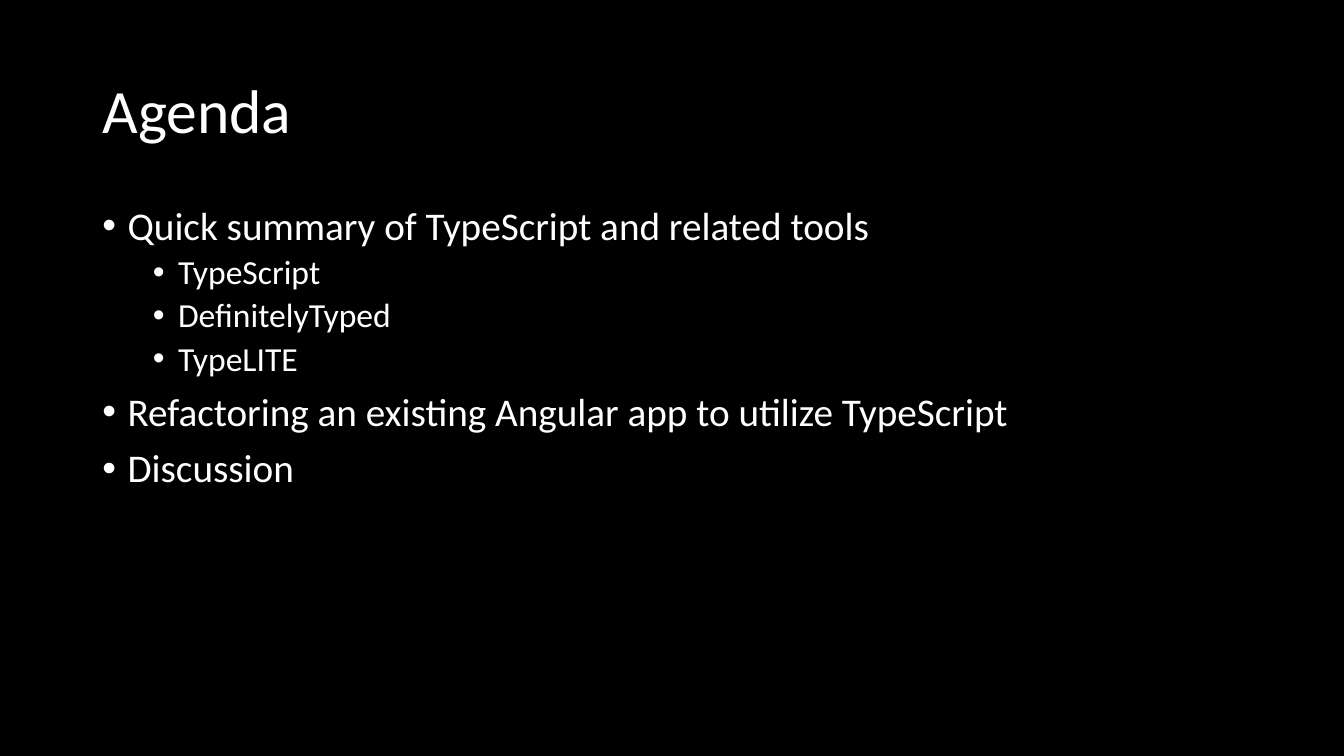
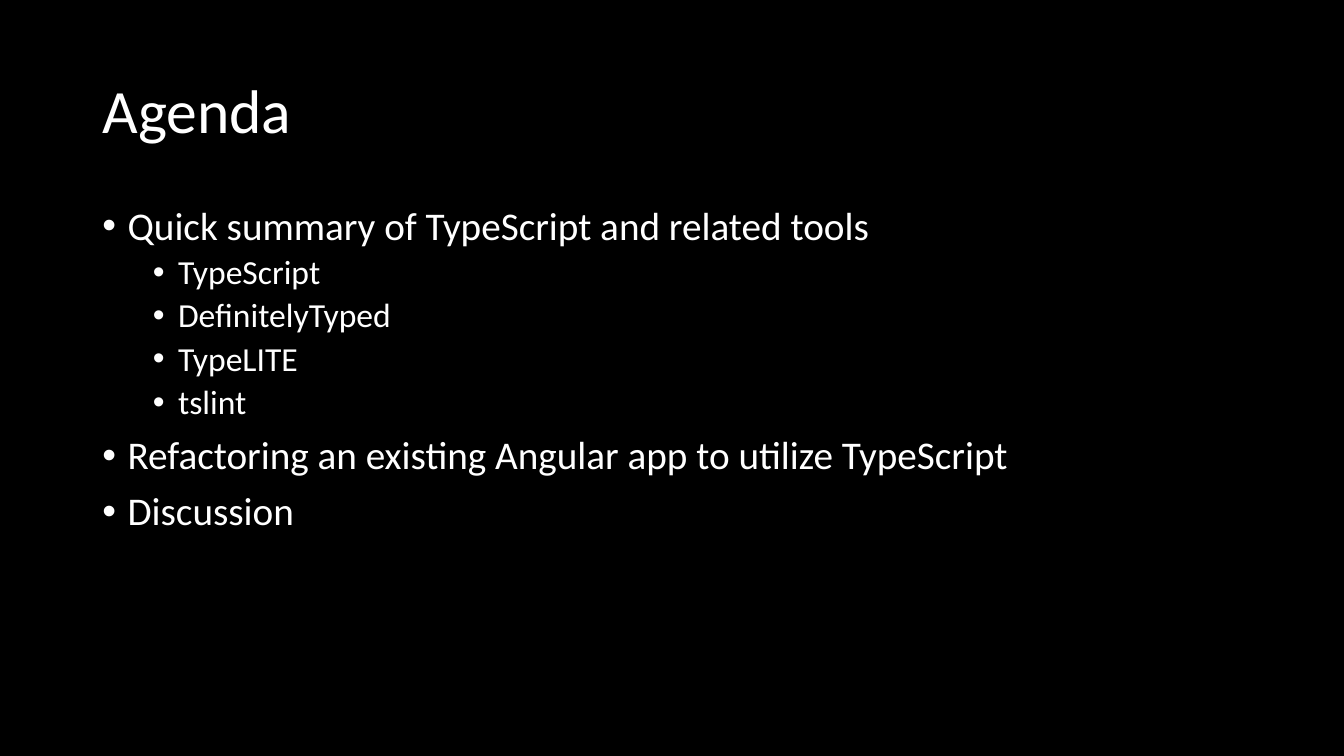
Before and after one commit to mikecole/Presentations, a slide deck: slide 2 of TypeScript for the .NET Developer/CRINETA 20150406/TypeScript for the .NET Developer.pptx. Drawn at 1344x756 pixels with LibreOffice and Linux fonts; fonts in the diff are those of the drawing. Boxes give left, top, right and bottom in pixels: in the first picture for what was removed or moved away, otherwise in the second. Text is boxed around its words. In the diff, an @@ line names an element or a change of style, - is before the commit and + after.

Commit message:
Added tslint info.

```diff
--- a/TypeScript for the .NET Developer/CRINETA 20150406/TypeScript for the .NET Developer.pptx
+++ b/TypeScript for the .NET Developer/CRINETA 20150406/TypeScript for the .NET Developer.pptx
@@ text at (178,390,246,415): paragraph added @@
+  • tslint
```
Also in this commit, not shown: 2 other slides changed, 2 slides added.
